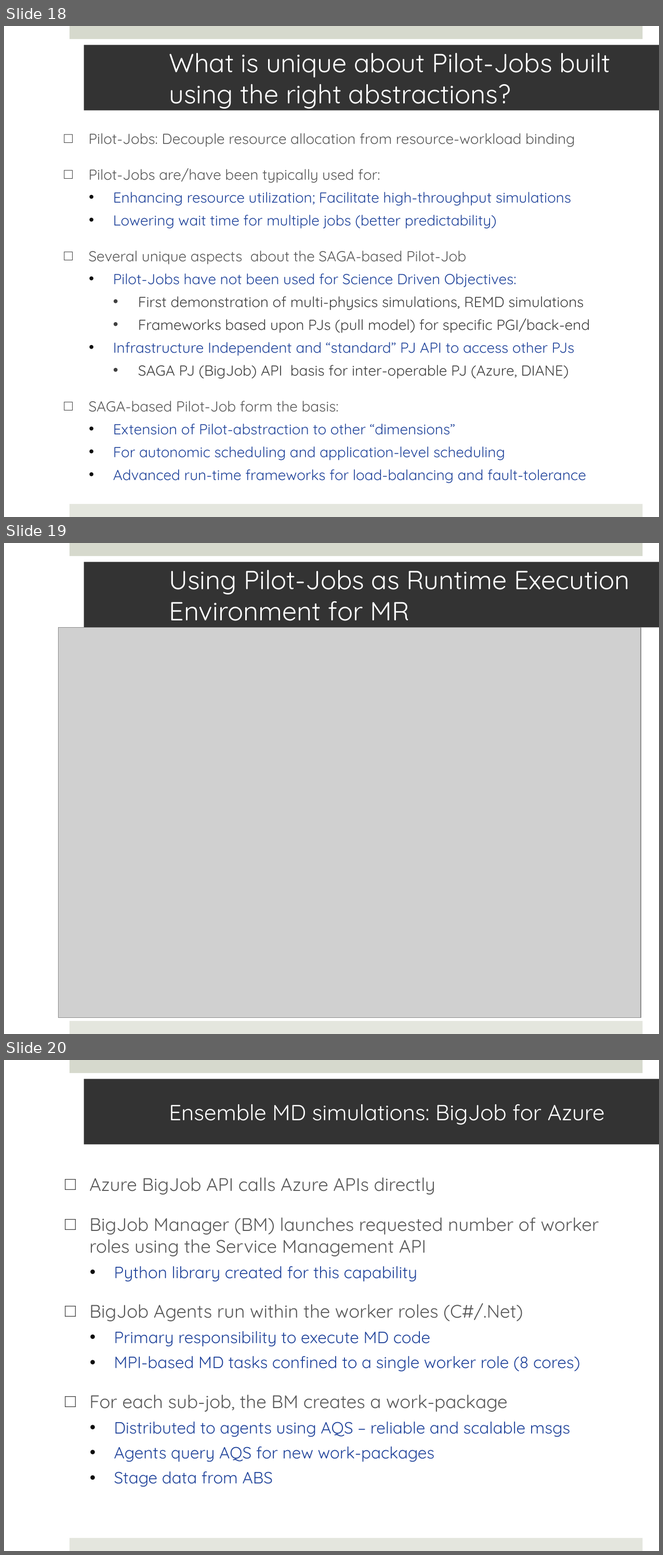
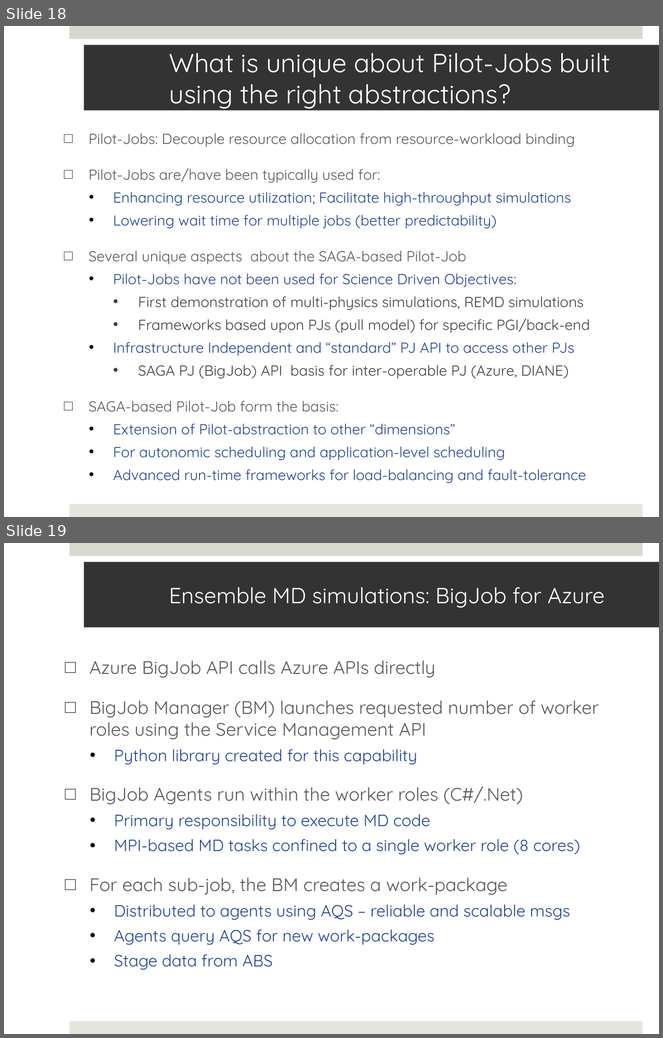
Before and after one commit to saga-project/saga-cpp-legacy-projects, a slide deck: saga-talks/abstractions_for_ls-microsoft.pptx. Shown one above the other, each under a label of ours: slides 18, 19 and 20 before the commit, slides 18 and 19 after it. The pictures are 663x1555 and 663x1038 pixels, drawn with LibreOffice and Linux fonts; fonts in the diff are those of the drawing; grey boxes stand for pictures; background and template pictures are left out. Boxes give left, top, right and bottom in pixels: in the first picture for what was removed or moved away, otherwise in the second. Text is boxed around its words. In the diff, an @@ line names an element or a change of style, - is before the commit and + after.

```diff
--- a/saga-talks/abstractions_for_ls-microsoft.pptx
+++ b/saga-talks/abstractions_for_ls-microsoft.pptx
@@ slide 19 removed at bbox=[4, 543, 659, 1034], background #FFFFFF; not listed: 2 template elements that a slide beside it also shows @@
@@ title removed at bbox=[84, 562, 659, 628] @@
-Using Pilot-Jobs as Runtime Execution Environment for MR
@@ picture removed at bbox=[59, 628, 641, 1018] @@
@@ what was slide 20 is now slide 19 @@
```
Also in this commit, not shown: 4 slides changed, 1 slide added, 2 other slides removed.
